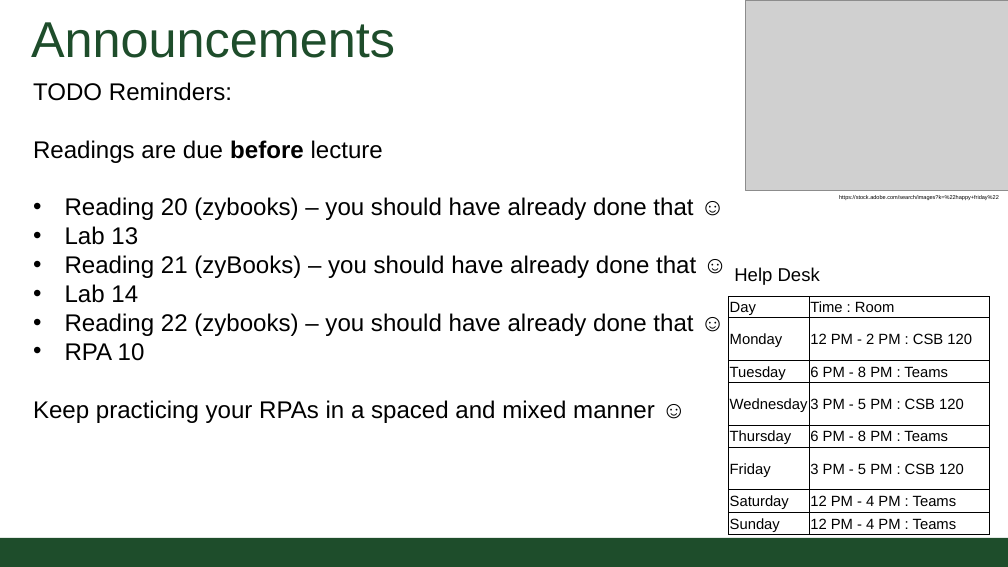
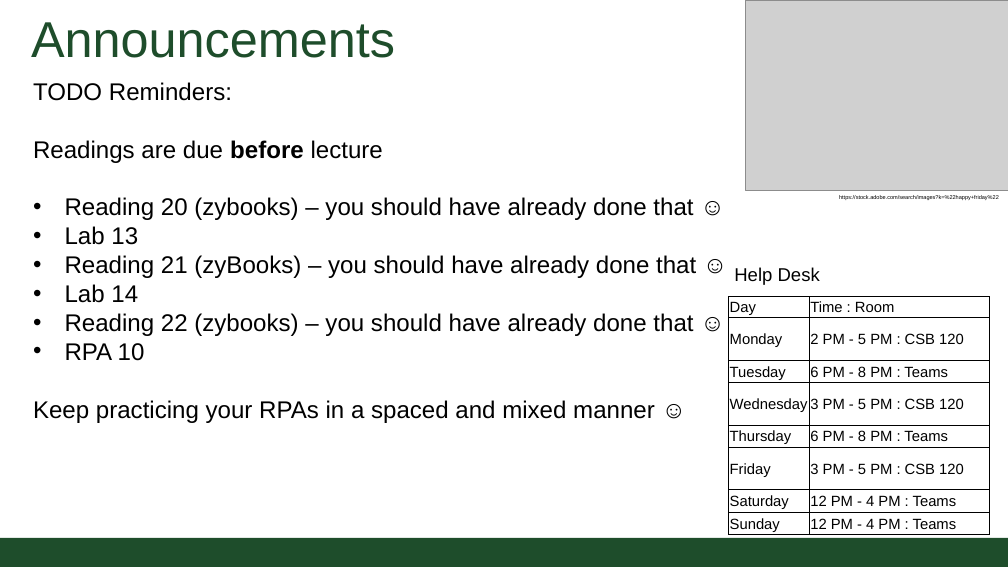
Before and after one commit to CSU-CompSci-CS163-4/Handouts, a slide deck: slide 2 of slides/On-Campus/10_03_Arrays.pptx. Drawn at 1008x567 pixels with LibreOffice and Linux fonts; fonts in the diff are those of the drawing; grey boxes stand for pictures; background and template pictures are left out. Boxes give left, top, right and bottom in pixels: in the first picture for what was removed or moved away, otherwise in the second. Text is boxed around its words. In the diff, an @@ line names an element or a change of style, - is before the commit and + after.

Commit message:
Arrays lecture updated

```diff
--- a/slides/On-Campus/10_03_Arrays.pptx
+++ b/slides/On-Campus/10_03_Arrays.pptx
@@ table at (x1=728, y1=296, x2=989, y2=536) @@
-row 2, column 2: 12 PM - 2 PM : CSB 120
+row 2, column 2: 2 PM - 5 PM : CSB 120
```
Also in this commit, not shown: 1 other file.
